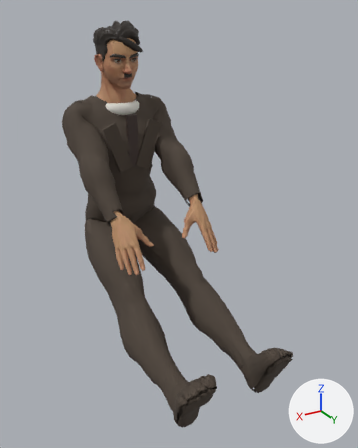
Renders of the glTF model public/assets/models/cc0-driver-hitler.glb from each side of a commit.
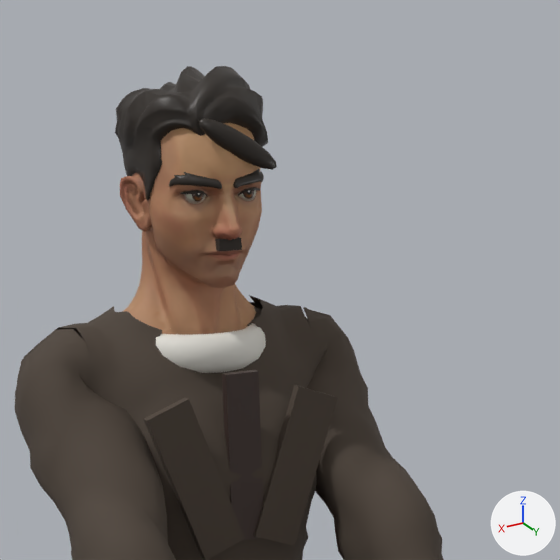
Each version is shown whole from a 50 mm lens placed at (0.983, 1.733, 2.16), pointed at (-0.041, 0.027, 1.306), then close up on the part from 16% to 64% of the width and 0% to 39% of the height. Every picture has the same lights, and +X, +Y and +Z are marked at lower right. The last two pictures show the newer version. Where no turn or scale is listed for an object, it has been applied to the vertices. Vertices at exactly the same position are counted once.

The first close-up shows 'Eyebrows', 'Eyes', 'Hair_SimpleParted', 'Pilot forelock', 'Pilot head', 'Pilot lapel', 'Pilot lapel.001', 'Pilot moustache', 'Pilot shirt collar', 'Pilot suit', 'Pilot tie', 'SuperHero_Male'.
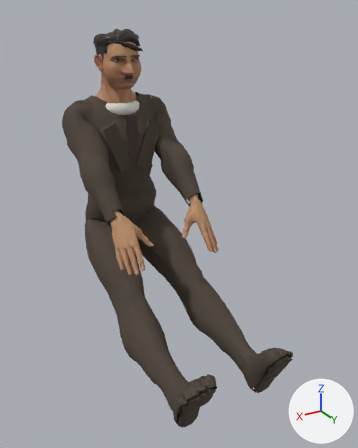
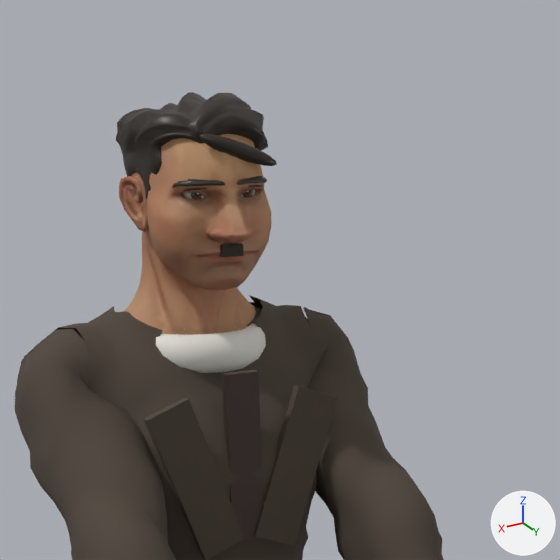
Where the newer file only moved an object's origin or applied its transform, the numbers keep the older frame.

Pixel boxes (x1, y1, x2, y2) of what changed, in the close-ups (560 x 560 px; the box of a moved part takes in the faces that stretch with it):
'Pilot head', reshaped, moved, rescaled (7% wider): before (120, 123, 262, 334); after (119, 134, 271, 334)
'Hair_SimpleParted', reshaped, moved (19% shorter): before (115, 66, 268, 200); after (116, 92, 268, 200)
'Pilot forelock', reshaped, moved (38% shorter): before (199, 118, 277, 170); after (199, 134, 277, 166)
'Eyebrows', reshaped, moved (45% shorter): before (169, 169, 264, 197); after (172, 176, 267, 191)
'Pilot moustache', moved, rescaled (7% narrower): before (215, 237, 242, 251); after (219, 243, 244, 257)
'Eyes', recoloured, moved: before (184, 190, 256, 204); after (181, 190, 255, 200)
part 1 of me_face, moved or reshaped: before (233, 169, 264, 188); after (237, 176, 267, 185)
part 2 of me_face, moved or reshaped: before (169, 172, 222, 189); after (172, 179, 225, 187)
part 3 of me_face, moved or reshaped: before (238, 187, 260, 196); after (249, 185, 263, 187)
part 4 of me_face, moved or reshaped: before (180, 190, 208, 197); after (183, 188, 207, 191)

Edits to the bpy script that builds the scene:
```text
Change me_face:
    remove me_face.from_pydata(...)  # 558 vertices, 984 faces; spans x -0.0698..0.0698, y -0.021..0.021, z -0.0171..0.0171
    add me_face.from_pydata(...)  # 558 vertices, 984 faces; spans x -0.0698..0.0698, y -0.021..0.021, z -0.0075..0.0075
    me_face part 1: the loose piece of 243 vertices spanning x -0.0698..-0.0087, y -0.021..0.021, z -0.0058..0.0171 is multiplied about its middle by the matrix ((1.0, 0.0, 0.0), (0.0, 1.0, 0.0), (0.071, 0.0, 0.5)), then moved by (0.0, 0.0, -0.0029)
    me_face part 2: the loose piece of 243 vertices spanning x 0.0087..0.0698, y -0.021..0.021, z -0.0058..0.0171 is multiplied about its middle by the matrix ((1.0, 0.0, 0.0), (0.0, 1.0, 0.0), (-0.071, 0.0, 0.5)), then moved by (0.0, 0.0, -0.0029)
    me_face part 3: the loose piece of 36 vertices spanning x -0.06..-0.0224, y -0.0067..0.0095, z -0.0171..-0.0064 is multiplied about its middle by the matrix ((1.0, 0.0, 0.0), (0.0, 1.0, 0.0), (0.071, 0.0, 0.5)), then moved by (0.0, 0.0, 0.0056)
    me_face part 4: the loose piece of 36 vertices spanning x 0.0224..0.06, y -0.0067..0.0095, z -0.0171..-0.0064 is multiplied about its middle by the matrix ((1.0, 0.0, 0.0), (0.0, 1.0, 0.0), (-0.071, 0.0, 0.5)), then moved by (0.0, 0.0, 0.0056)
Change me_face_001:
    remove me_face_001.from_pydata(...)  # 388 vertices, 768 faces; spans x -0.0546..0.0546, y -0.0165..0.0165, z -0.0168..0.0168
    add me_face_001.from_pydata(...)  # 388 vertices, 768 faces; spans x -0.0546..0.0546, y -0.0165..0.0165, z -0.0144..0.0144
    me_face_001 part 5: vertex colours changed
    edits to the shape of me_face_001 do not show in these pictures
Change me_plane_002:
    used by ob_hair_simpleparted; parent = ob_cc0_driver_hitler; location = (0.00229, -0.0194, 1.759); rotation_euler = (0.011, 0.0, 0.0), in degrees (0.6, 0, 0); scale = (0.0935, 0.0935, 0.0935)
    remove me_plane_002.from_pydata(...)  # 695 vertices, 1301 faces; spans x -0.94..0.94, y -1.0..1.0, z -0.96..0.96
    remove me_plane_002.materials.append(mat_pilot_hair_001)  # black #2c241e
    add me_plane_002.from_pydata(...)  # 695 vertices, 1301 faces; spans x -0.94..0.94, y -1.0..1.0, z -0.8..0.8
    me_plane_002 part 6: 673 of 695 vertices moved; they spanned x -0.94..0.94, y -1.0..1.0, z -0.96..0.96 and now span x -0.94..0.94, y -1.0..1.0, z -0.8..0.8; mean shift (0.0, 0.0, 0.05); largest move (0.37, -0.37, 0.96) -> (0.37, -0.37, 0.8)
    add me_plane_002.materials.append(mat_pilot_hair)  # black #2c241e
Change me_kugel:
    remove me_kugel.from_pydata(...)  # 114 vertices, 224 faces; spans x -0.057..0.057, y -0.0112..0.0112, z -0.034..0.034
    remove me_kugel.materials.append(mat_pilot_hair_001)  # black #2c241e
    add me_kugel.from_pydata(...)  # 114 vertices, 224 faces; spans x -0.057..0.057, y -0.0112..0.0112, z -0.0221..0.0221
    me_kugel part 7: 112 vertices removed from x -0.057..0.057, y -0.0103..0.0103, z -0.034..0.034; 112 vertices added at x -0.057..0.057, y -0.0103..0.0103, z -0.0221..0.0221
    add me_kugel.materials.append(mat_pilot_hair)  # black #2c241e
Change me_sphere_005_retopology_002:
    used by ob_pilot_head; parent = ob_cc0_driver_hitler; location = (0.0, -0.0362, 1.675); scale = (0.144, 0.144, 0.144)
    remove me_sphere_005_retopology_002.from_pydata(...)  # 1460 vertices, 2876 faces; spans x -0.63..0.63, y -0.76..0.76, z -1.0..1.0
    add me_sphere_005_retopology_002.from_pydata(...)  # 1460 vertices, 2876 faces; spans x -0.69..0.69, y -0.87..0.87, z -1.0..1.0
    me_sphere_005_retopology_002 part 8: 1460 of 1460 vertices moved; they spanned x -0.63..0.63, y -0.76..0.76, z -1.0..1.0 and now span x -0.69..0.69, y -0.87..0.87, z -1.0..1.0; mean shift (0.0, 0.01, 0.06)
Change me_würfel:
    remove me_würfel.from_pydata(...)  # 8 vertices, 12 faces; spans x -0.0168..0.0168, y -0.009..0.009, z -0.0078..0.0078
    add me_würfel.from_pydata(...)  # 8 vertices, 12 faces; spans x -0.0155..0.0155, y -0.001..0.017, z -0.0148..0.0008
    me_würfel part 9: the whole mesh is scaled about its middle by (0.92, 1, 1), then moved by (0.0, 0.008, -0.007)
Change me_sphere_005_retopology_004:
    where me_sphere_005_retopology_004.from_pydata(...)  # 4867 vertices, 9690 faces; spans x -0.256..0.256, y -0.612..0.612, z -0.573..0.573
    me_sphere_005_retopology_004 part 10: vertex colours changed
Change ob_eyebrows:
    ob_eyebrows.location: (0.0, -0.358, 1.974) -> (0.0, -0.348, 1.975)
Change ob_eyes:
    ob_eyes.location: (0.0, -0.369, 1.961) -> (0.0, -0.372, 1.961)
Change ob_hair_simpleparted:
    ob_hair_simpleparted.location: (0.00229, -0.0194, 1.759) -> (0.00229, -0.0193, 1.744)
Change ob_pilot_forelock:
    ob_pilot_forelock.location: (-0.02, -0.344, 2.024) -> (-0.02, -0.344, 2.017)
Change ob_pilot_head:
    ob_pilot_head.location: (0.0, -0.0362, 1.675) -> (0.0, -0.0422, 1.664)
    ob_pilot_head.scale: (0.144, 0.144, 0.144) -> (0.133, 0.133, 0.133)
```
